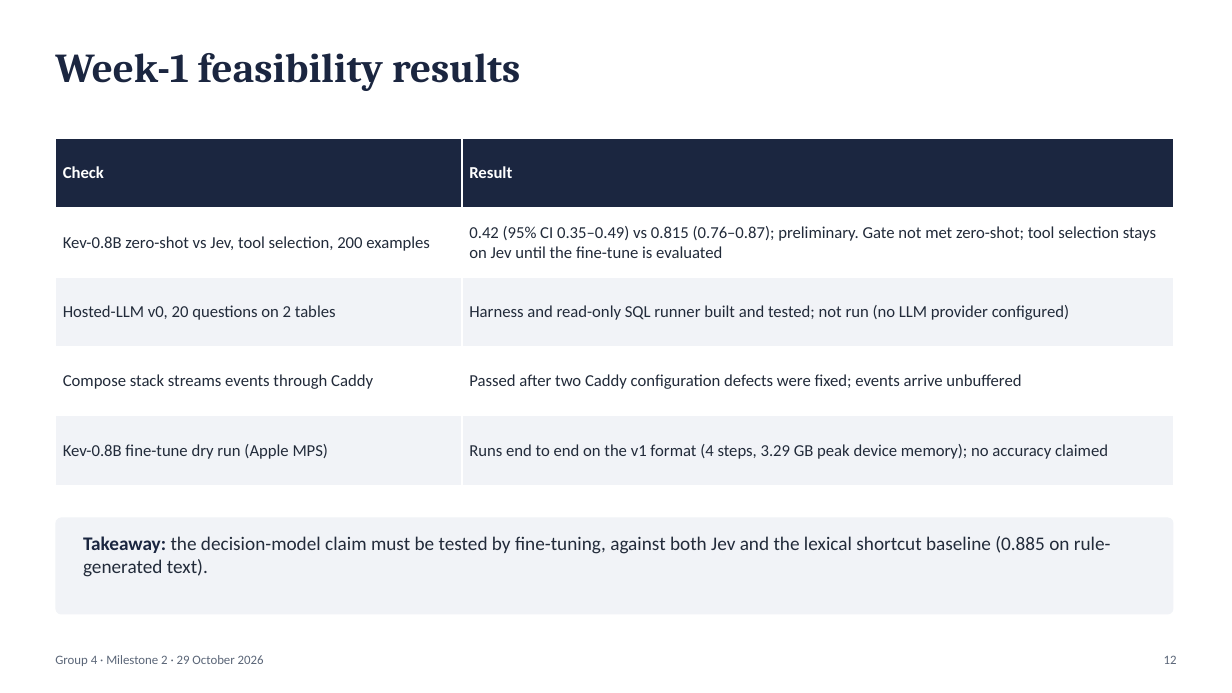
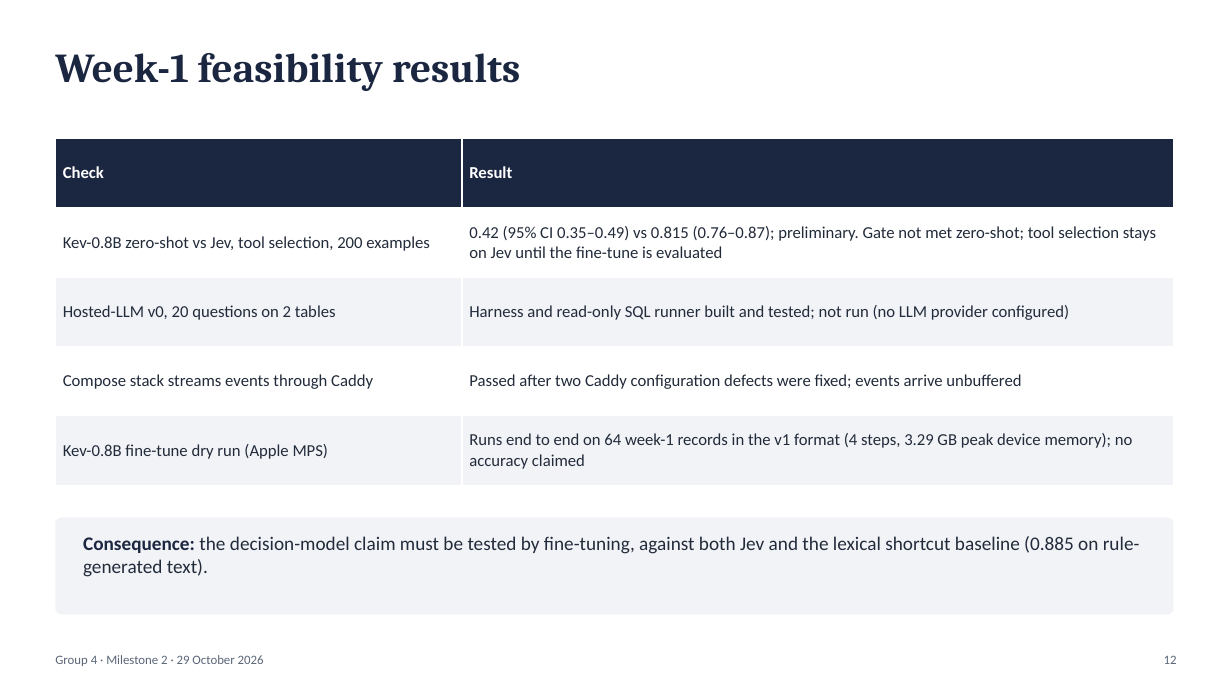
Before and after one commit to sathyaIITM/Group-4-DS-and-AI-Lab-Project, a slide deck: slide 12 of docs/Milestone2_TA_Presentation.pptx. Drawn at 1232x693 pixels with LibreOffice and Linux fonts; fonts in the diff are those of the drawing. Boxes give left, top, right and bottom in pixels: in the first picture for what was removed or moved away, otherwise in the second. Text is boxed around its words. In the diff, an @@ line names an element or a change of style, - is before the commit and + after.

Commit message:
DOC: NCRB results, PoC scope, verified EDA claims; raw-data download script

```diff
--- a/docs/Milestone2_TA_Presentation.pptx
+++ b/docs/Milestone2_TA_Presentation.pptx
@@ table at box(55, 139, 1174, 485) @@
-row 5, column 2: Runs end to end on the v1 format (4 steps, 3.29 GB peak device memory); no accuracy claimed
+row 5, column 2: Runs end to end on 64 week-1 records in the v1 format (4 steps, 3.29 GB peak device memory); no accuracy claimed
@@ text at box(83, 536, 1140, 577): text changed @@
-Takeaway: the decision-model claim must be tested by fine-tuning, against both Jev and the lexical shortcut baseline (0.885 on rule-generated text).
+Consequence: the decision-model claim must be tested by fine-tuning, against both Jev and the lexical shortcut baseline (0.885 on rule-generated text).
```
Also in this commit, not shown: 8 other slides changed, 8 other files.
